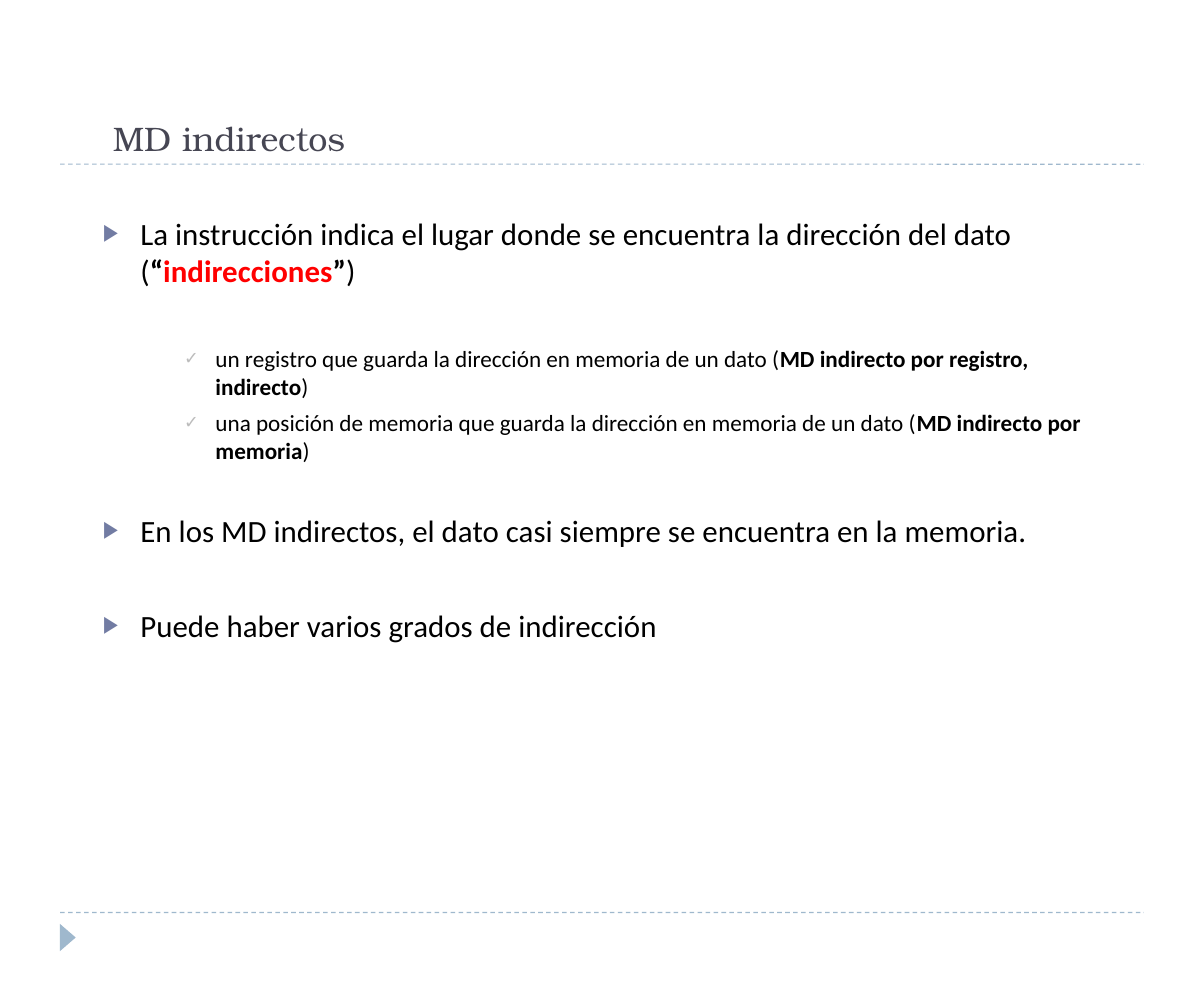
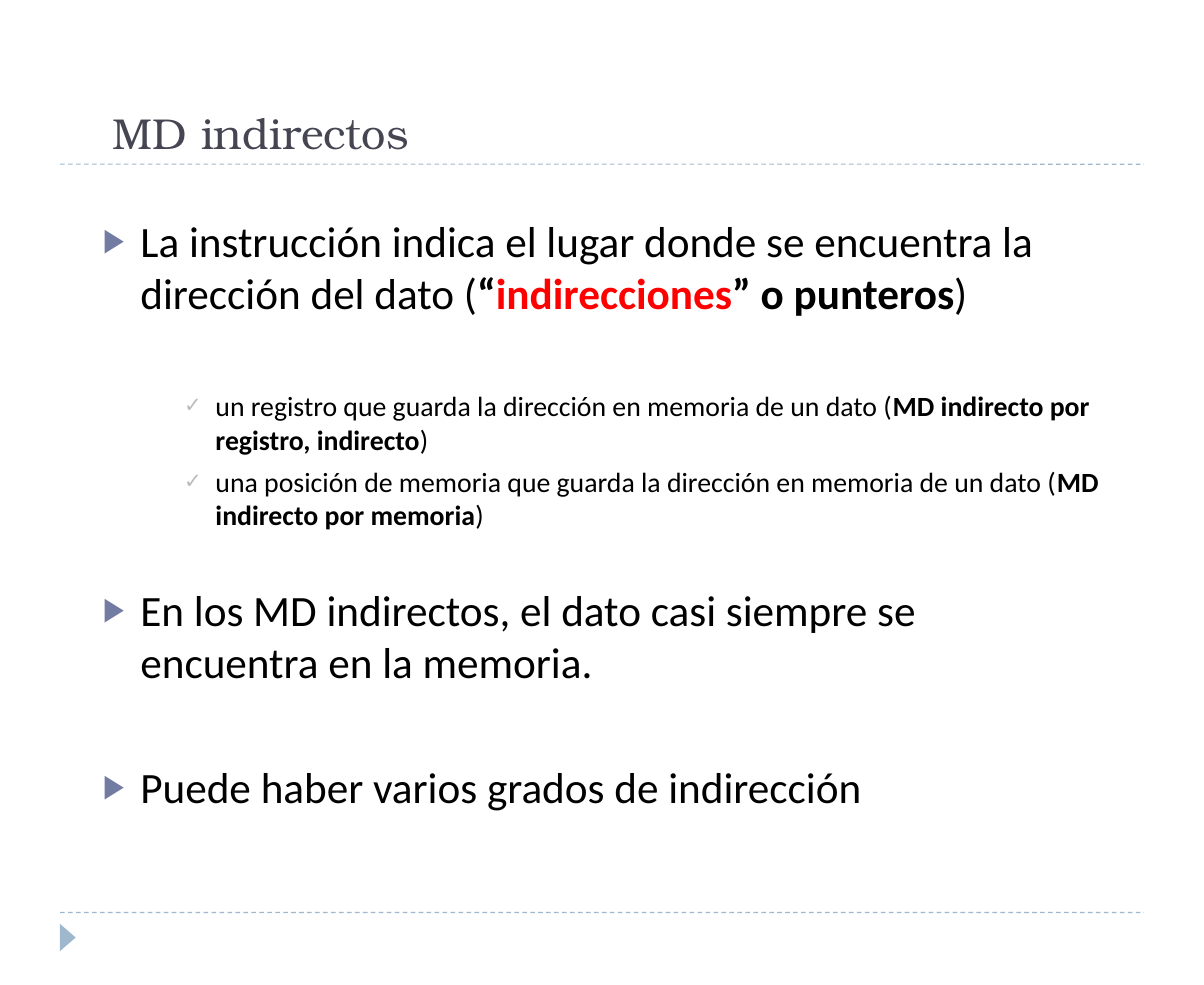
Before and after one commit to luisfromero/fucomp, a slide deck: slide 81 of temas/tema2.pptx (slide 84 before the commit). Drawn at 1204x985 pixels with LibreOffice and Linux fonts; fonts in the diff are those of the drawing. Boxes give left, top, right and bottom in pixels: in the first picture for what was removed or moved away, otherwise in the second. Text is boxed around its words. In the diff, an @@ line names an element or a change of style, - is before the commit and + after.

```diff
--- a/temas/tema2.pptx
+++ b/temas/tema2.pptx
@@ title "MD indirectos" at <box>113,118,409,150</box>: size 22 to 28 pt @@
@@ text at <box>140,227,1033,316</box>: text changed; size 20 to 28 pt @@
-▶ La instrucción indica el lugar donde se encuentra la dirección del dato (“indirecciones”)
+▶ La instrucción indica el lugar donde se encuentra la dirección del dato (“indirecciones” o punteros)
@@ text at <box>140,396,1098,811</box>: size 15 to 18 pt in "un registro que guarda la dirección en ...", "una posición de memoria que guarda la ..."; size 20 to 28 pt in "En los MD indirectos, el dato casi ...", "Puede haber varios grados de indirección" @@
```
Also in this commit, not shown: 15 other slides changed, 26 slides added, 14 slides removed, 5 other files.
